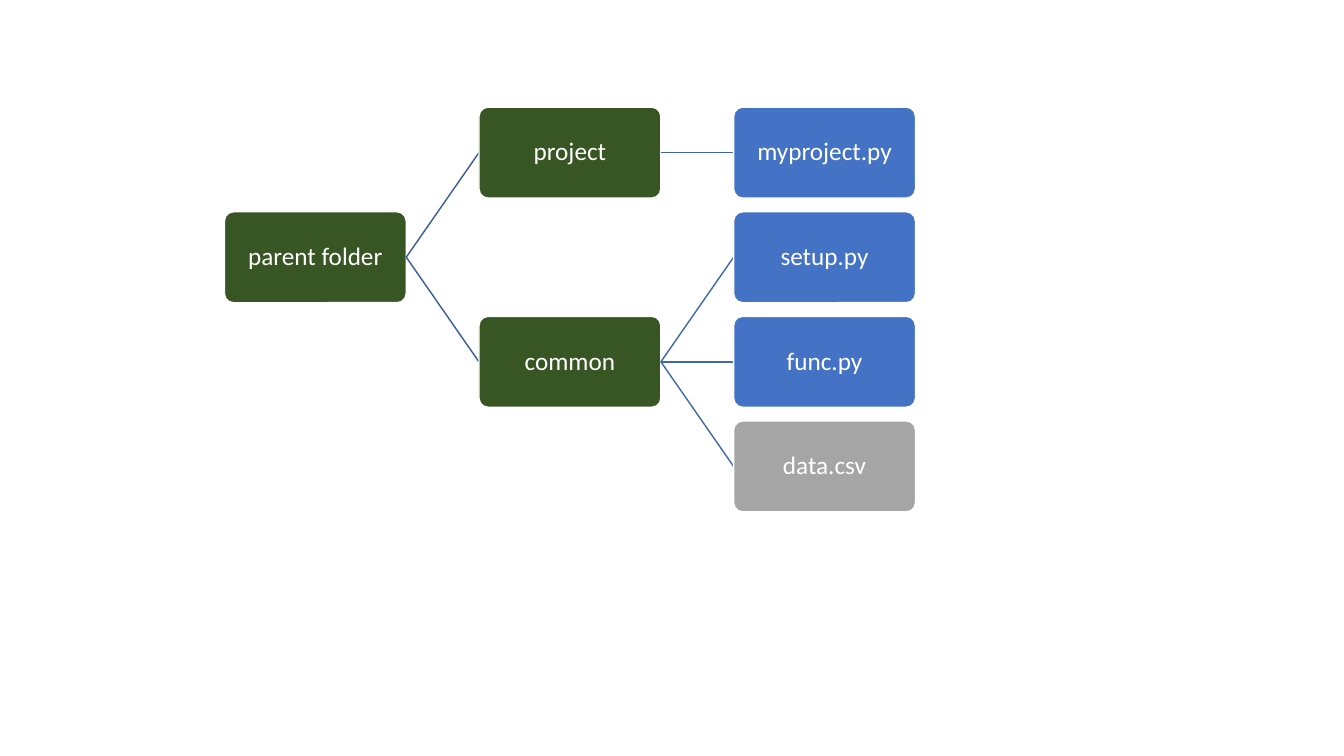
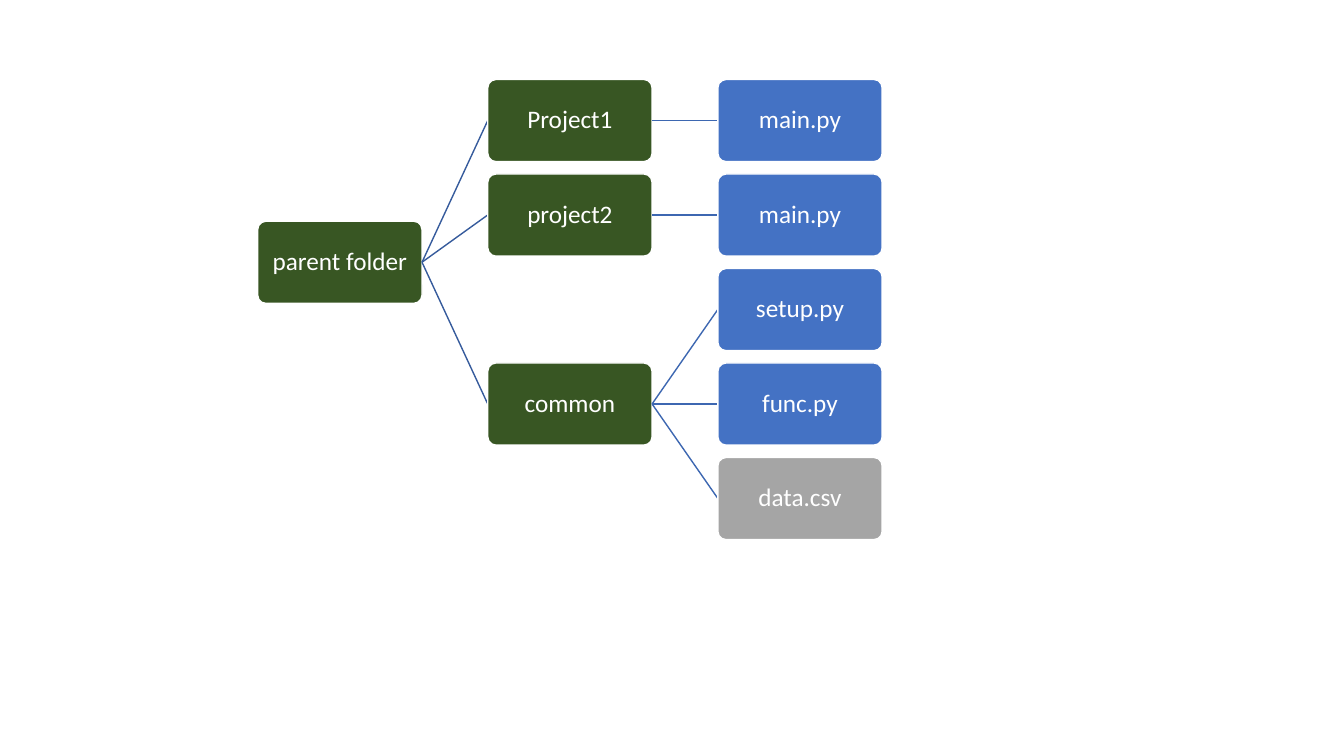
Before and after one commit to chagenvik/project_structure, a slide deck: slide 1 of folderstructure/structure.pptx. Drawn at 1344x756 pixels with LibreOffice and Linux fonts; fonts in the diff are those of the drawing. Boxes give left, top, right and bottom in pixels: in the first picture for what was removed or moved away, otherwise in the second. Text is boxed around its words. In the diff, an @@ line names an element or a change of style, - is before the commit and + after.

```diff
--- a/folderstructure/structure.pptx
+++ b/folderstructure/structure.pptx
@@ rounded rectangle: place and size @@
-rounded rectangle at box(479, 107, 660, 198)
+rounded rectangle at box(488, 80, 652, 162)
@@ rounded rectangle: place and size @@
-rounded rectangle at box(734, 107, 915, 198)
+rounded rectangle at box(718, 80, 882, 162)
@@ freeform shape: place and size @@
-freeform shape at box(661, 151, 734, 155)
+freeform shape at box(652, 119, 718, 123)
@@ text at box(759, 110, 841, 132): text changed @@
-myproject.py
+main.py
@@ freeform shape at box(420, 120, 490, 263): rotation 304 to 294 degrees; outline redrawn @@
@@ text removed at box(534, 142, 606, 165) @@
-project
@@ rounded rectangle: place and size @@
-rounded rectangle at box(734, 212, 915, 302)
+rounded rectangle at box(718, 174, 882, 257)
@@ rounded rectangle: place and size @@
-rounded rectangle at box(225, 212, 406, 302)
+rounded rectangle at box(258, 221, 422, 303)
@@ text "parent folder": place and size @@
-text "parent folder" at box(248, 247, 383, 269)
+text "parent folder" at box(273, 252, 407, 274)
@@ freeform shape at box(420, 262, 490, 405): rotation 55 to 65 degrees; outline redrawn @@
@@ group added at box(421, 110, 882, 351): 3 texts, 2 freeform shapes, 2 rounded rectangles @@
+Project1
+project2
+main.py
@@ text "setup.py": place and size @@
-text "setup.py" at box(781, 249, 869, 269)
+text "setup.py" at box(756, 301, 844, 321)
@@ freeform shape: place and size @@
-freeform shape at box(660, 256, 736, 363)
+freeform shape at box(650, 309, 719, 405)
@@ rounded rectangle: place and size @@
-rounded rectangle at box(479, 317, 660, 407)
+rounded rectangle at box(488, 363, 652, 446)
@@ text "common": place and size @@
-text "common" at box(525, 357, 615, 370)
+text "common" at box(525, 399, 615, 412)
@@ rounded rectangle: place and size @@
-rounded rectangle at box(734, 317, 915, 407)
+rounded rectangle at box(718, 363, 882, 446)
@@ text "func.py": place and size @@
-text "func.py" at box(787, 352, 863, 374)
+text "func.py" at box(762, 394, 838, 416)
@@ freeform shape: place and size @@
-freeform shape at box(660, 361, 736, 468)
+freeform shape at box(650, 403, 719, 500)
@@ freeform shape: place and size @@
-freeform shape at box(661, 360, 734, 364)
+freeform shape at box(652, 402, 718, 406)
@@ rounded rectangle: place and size @@
-rounded rectangle at box(734, 421, 915, 512)
+rounded rectangle at box(718, 458, 882, 540)
@@ text "data.csv": place and size @@
-text "data.csv" at box(783, 456, 866, 474)
+text "data.csv" at box(758, 488, 841, 506)
```
Also in this commit, not shown: 3 other files.
